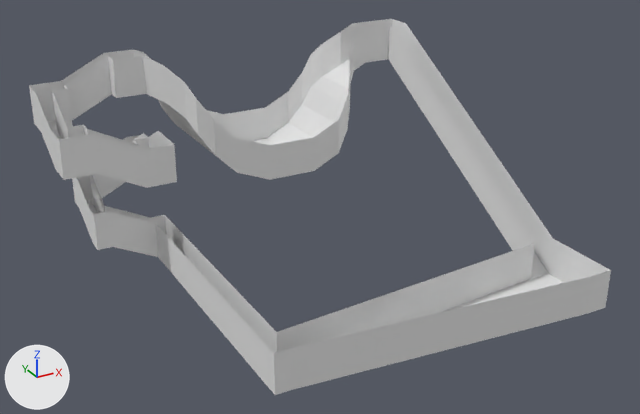
Renders of the Blender file levels/level01.blend from each side of a commit.
One viewpoint serves both versions: a 50 mm lens placed at (-388.0, -1072.0, 421.0), pointed at (108.0, -170.0, -31.0). Lighting does not change. The marker at lower left points along +X, +Y and +Z. Materials are left out; every surface is plain grey.

The first picture shows 'levelFloor', 'levelWall'.
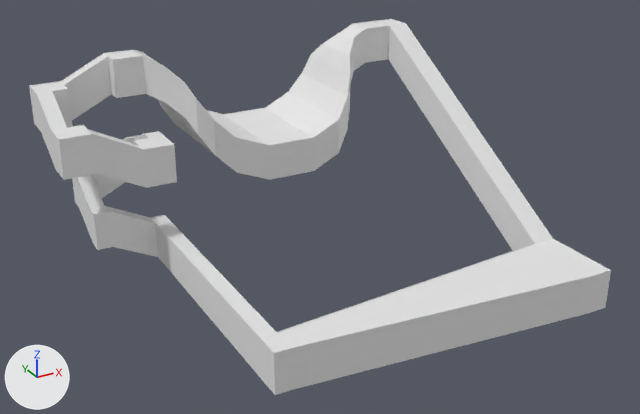
What differs and where, as boxes (x1, y1, x2, y2) in the pictures (640 x 414 px):
'levelCeil', shown: after (30, 20, 610, 353)
'levelFloor', unchanged, covered by the edit: before (47, 58, 564, 312); after (158, 100, 222, 161)

The change, as a list of edits to the scene's bpy script:
```text
Change ob_levelceil:
    remove ob_levelceil.hide_set(True)
```
